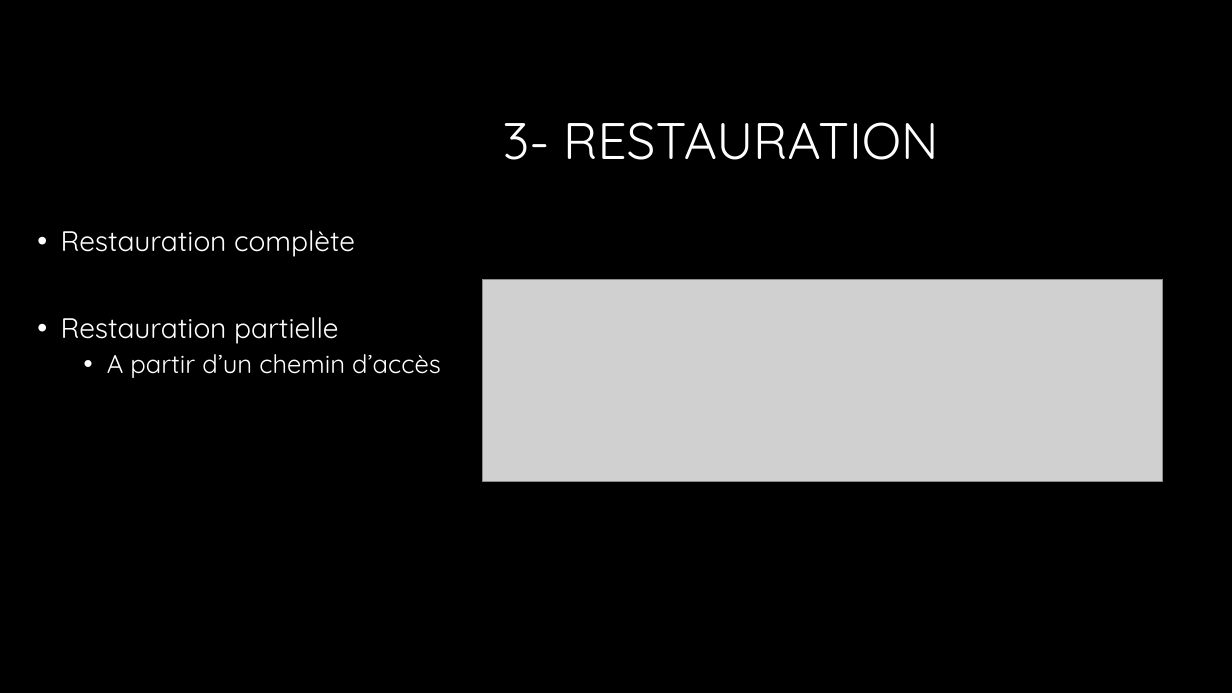
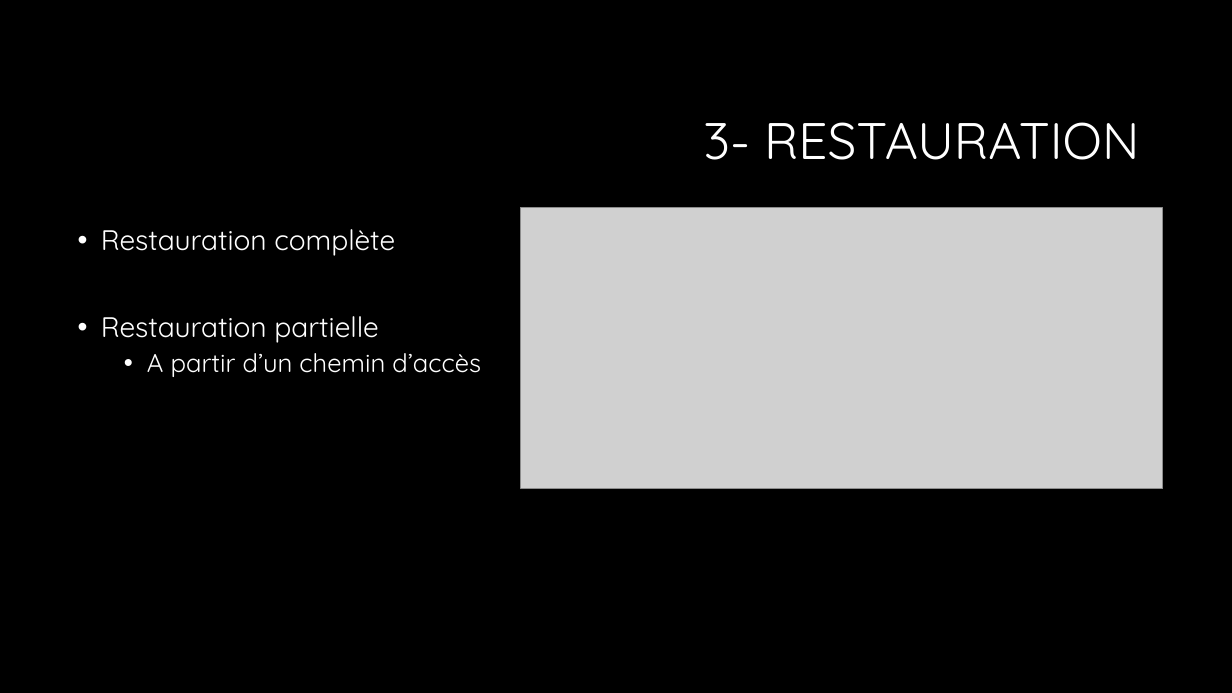
Before and after one commit to FernandezBenjamin/Admin-Windows-Server, a slide deck: slide 7 of ppt_final.pptx. Drawn at 1232x693 pixels with LibreOffice and Linux fonts; fonts in the diff are those of the drawing; grey boxes stand for pictures; background and template pictures are left out. Boxes give left, top, right and bottom in pixels: in the first picture for what was removed or moved away, otherwise in the second. Text is boxed around its words. In the diff, an @@ line names an element or a change of style, - is before the commit and + after.

Commit message:
ppt

```diff
--- a/ppt_final.pptx
+++ b/ppt_final.pptx
@@ title "3- RESTAURATION" at (x1=703, y1=122, x2=1139, y2=160): alignment centre to right @@
@@ picture resized from (x1=482, y1=279, x2=1163, y2=482) to (x1=520, y1=208, x2=1163, y2=489) @@
@@ text "Restauration complète" moved from (x1=61, y1=230, x2=441, y2=378) to (x1=101, y1=229, x2=481, y2=377) @@
```
